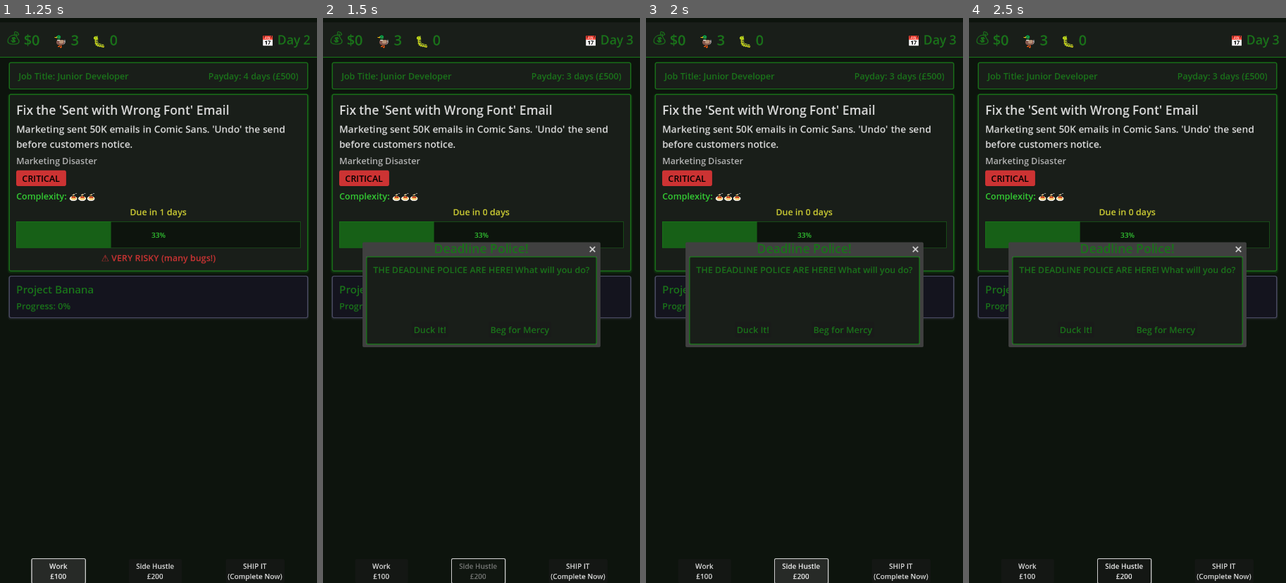
Above: before the commit, frames 1-4 (left to right).
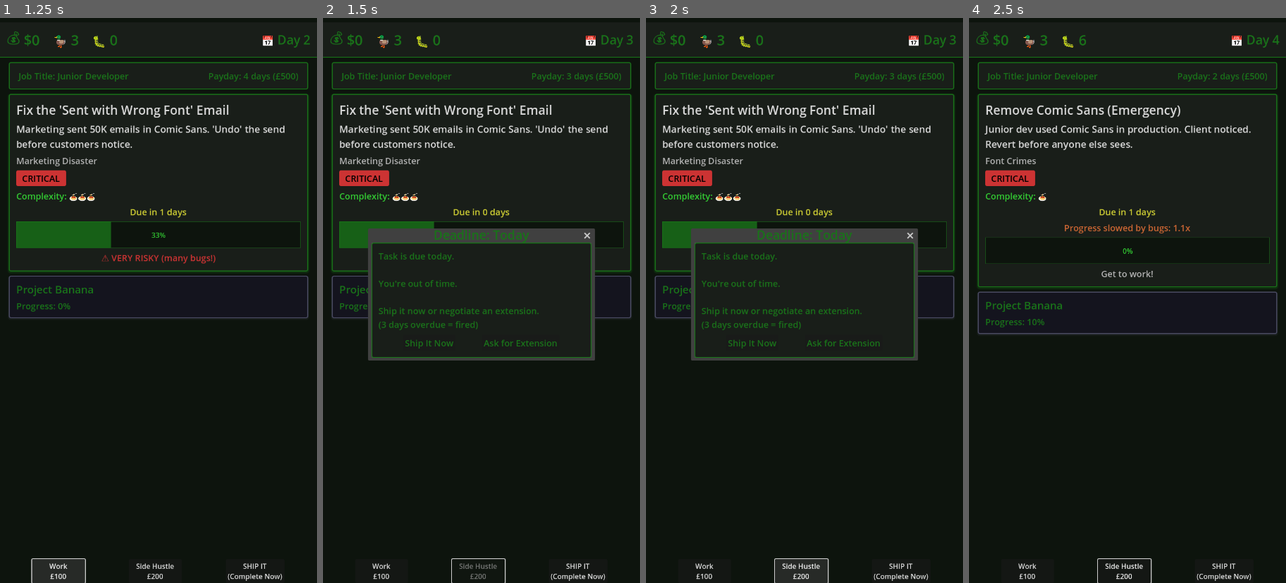
Above: after the commit, the same moments.

Repository: lmchoi/alt-f-this
Game: Godot game, scene res://scenes/game_ui.tscn
Same seed, same stepped clock (60 frames per second), same inputs: the game is played once before the commit and once after it.
Inputs (mouse positions are in pixels of both pictures, inside the frame that each line leads up to):
- Up to frame 1 (1.25 s): click "Work £100" at 0.5 s
- Up to frame 2 (1.5 s): click "Side Hustle £200" at 1.25 s
- Up to frame 3 (2 s): no input
- Up to frame 4 (2.5 s): click (1076, 340) at 2 s, where only the run after the commit has a clickable "Ship It Now"

Frame 1 is identical in both runs. In frame 2, 6.5% of the frame differs, in the area x 12-88%, y 37-61%; in frame 3, 6.5%; in frame 4, 8.0%, in the area x 2-98%, y 3-59%.

Commit message:
Update deadline dialog to make it clearer what each option means

Diff:
--- a/scenes/dialogs/deadline_dialog.gd
+++ b/scenes/dialogs/deadline_dialog.gd
@@ -2,11 +2,11 @@
 
 
 func _ready():
-	title = "Deadline Police!"
-	dialog_text = "THE DEADLINE POLICE ARE HERE! What will you do?"
+	title = "Deadline: Today"
+	dialog_text = "Task is due today.\n\nYou're out of time.\n\nShip it now or negotiate an extension.\n(3 days overdue = fired)"
 
 	get_ok_button().hide()
 
 	# Add custom buttons (text, right-aligned, action_id)
-	add_button("Beg for Mercy", false, "mercy")
-	add_button("Duck It!", false, "duck_it")
+	add_button("Ask for Extension", false, "mercy")
+	add_button("Ship It Now", false, "duck_it")
